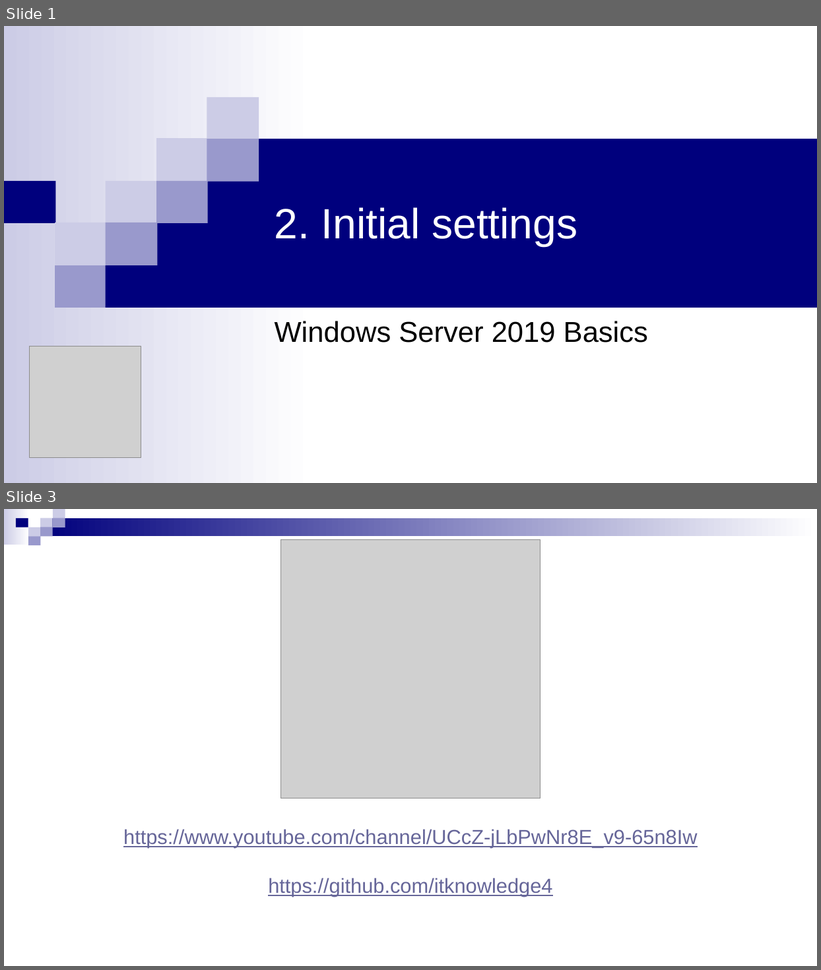
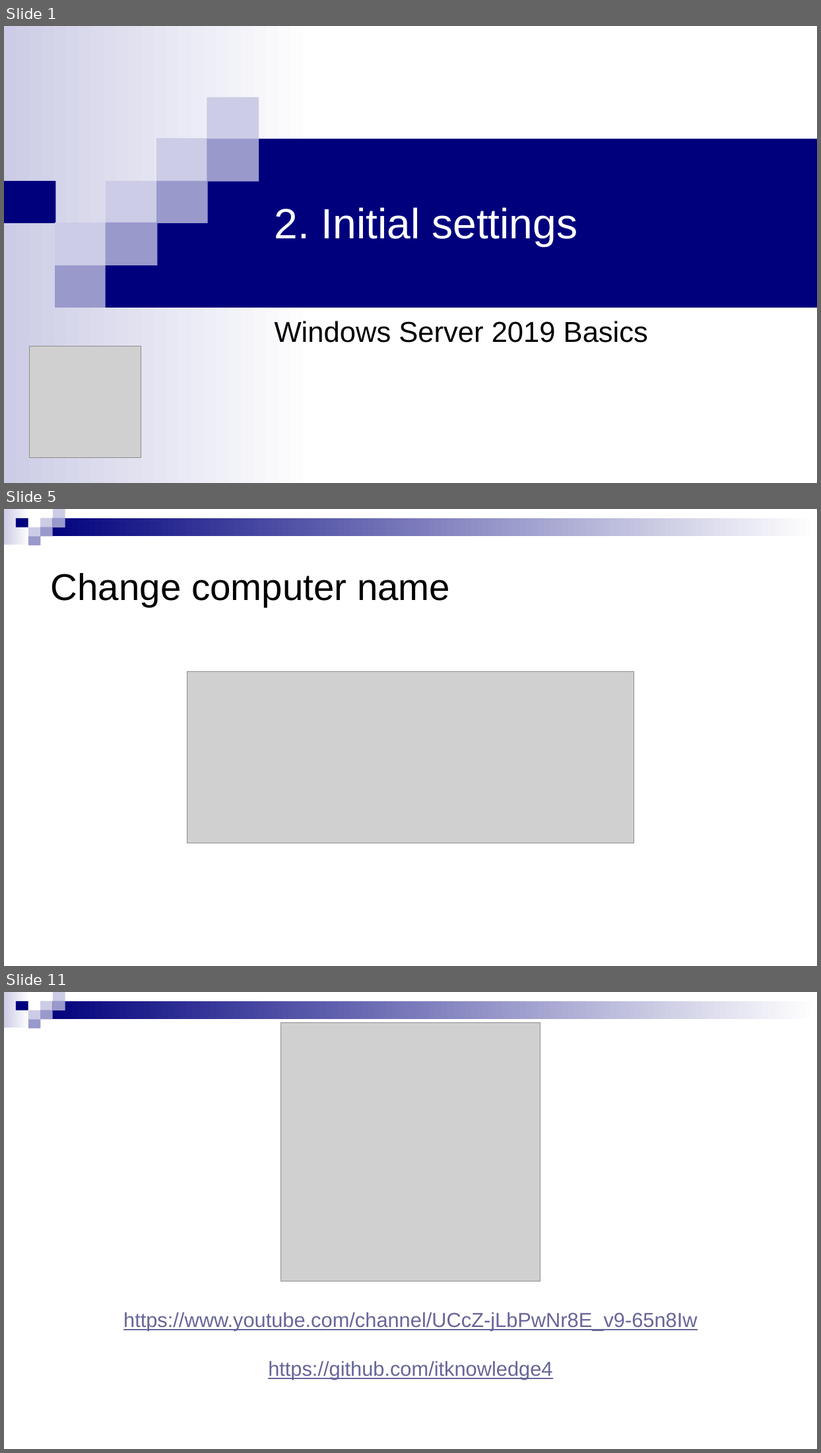
Before and after one commit to itknowledge4/ws2019basics, a slide deck: 2. Initial settings/Documents/Presentation.pptx. Shown one above the other, each under a label of ours: slides 1 and 3 before the commit, slides 1, 5 and 11 after it; the slides between them are not shown. The pictures are 821x970 and 821x1453 pixels, drawn with LibreOffice and Linux fonts; fonts in the diff are those of the drawing; grey boxes stand for pictures. Boxes give left, top, right and bottom in pixels: in the first picture for what was removed or moved away, otherwise in the second. Text is boxed around its words. In the diff, an @@ line names an element or a change of style, - is before the commit and + after.

```diff
--- a/2. Initial settings/Documents/Presentation.pptx
+++ b/2. Initial settings/Documents/Presentation.pptx
@@ slide 5 added at [4, 509, 817, 966], background #FFFFFF; not listed: 9 template elements that a slide beside it also shows @@
@@ title added at [51, 573, 450, 607], 44 pt, text #000000 @@
+Change computer name
@@ picture added at [187, 672, 635, 843] @@
@@ what was slide 3 is now slide 11 @@
```
Also in this commit, not shown: 8 other slides added, 1 slide removed, 1 other file.
